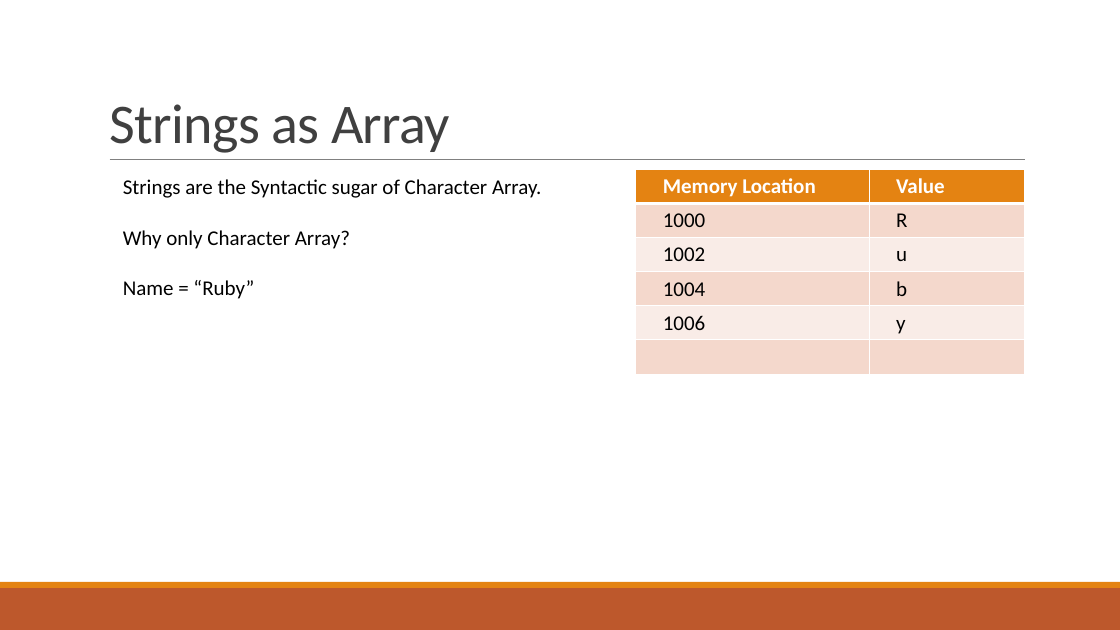
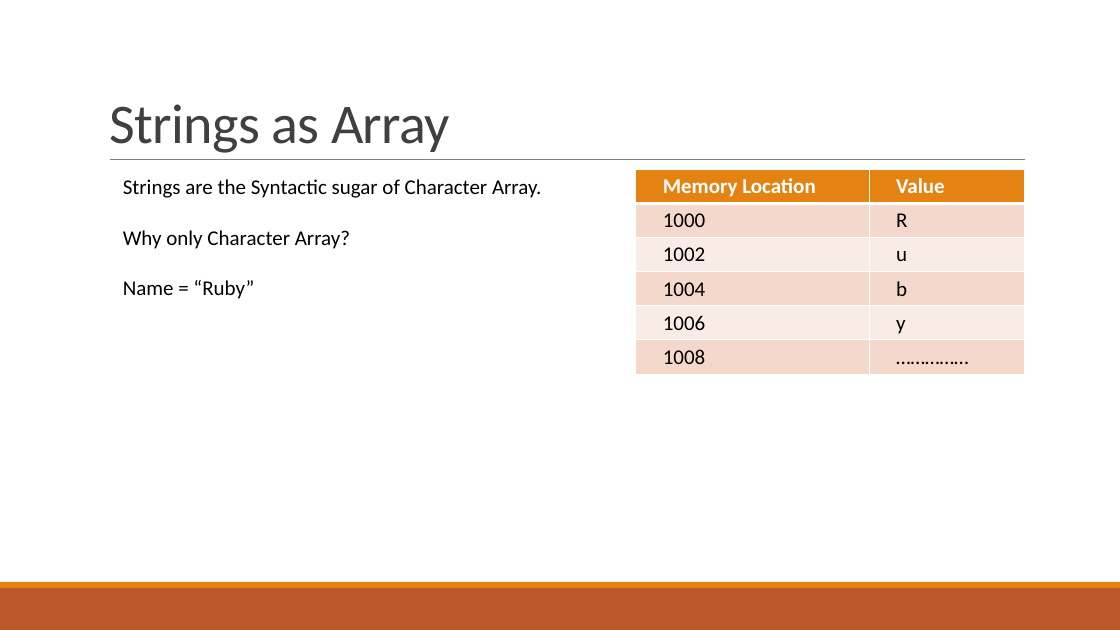
Before and after one commit to pawan9489/TeachingRuby, a slide deck: slide 9 of Session2-Array&Strings.pptx (slide 6 before the commit). Drawn at 1120x630 pixels with LibreOffice and Linux fonts; fonts in the diff are those of the drawing. Boxes give left, top, right and bottom in pixels: in the first picture for what was removed or moved away, otherwise in the second. Text is boxed around its words. In the diff, an @@ line names an element or a change of style, - is before the commit and + after.

```diff
--- a/Session2-Array&Strings.pptx
+++ b/Session2-Array&Strings.pptx
@@ table at box(636, 170, 1025, 374) @@
-row 6, column 1: 
+row 6, column 1: 1008
-row 6, column 2: 
+row 6, column 2: ……………
```
Also in this commit, not shown: 4 other slides changed, 4 slides added, 6 other files.
